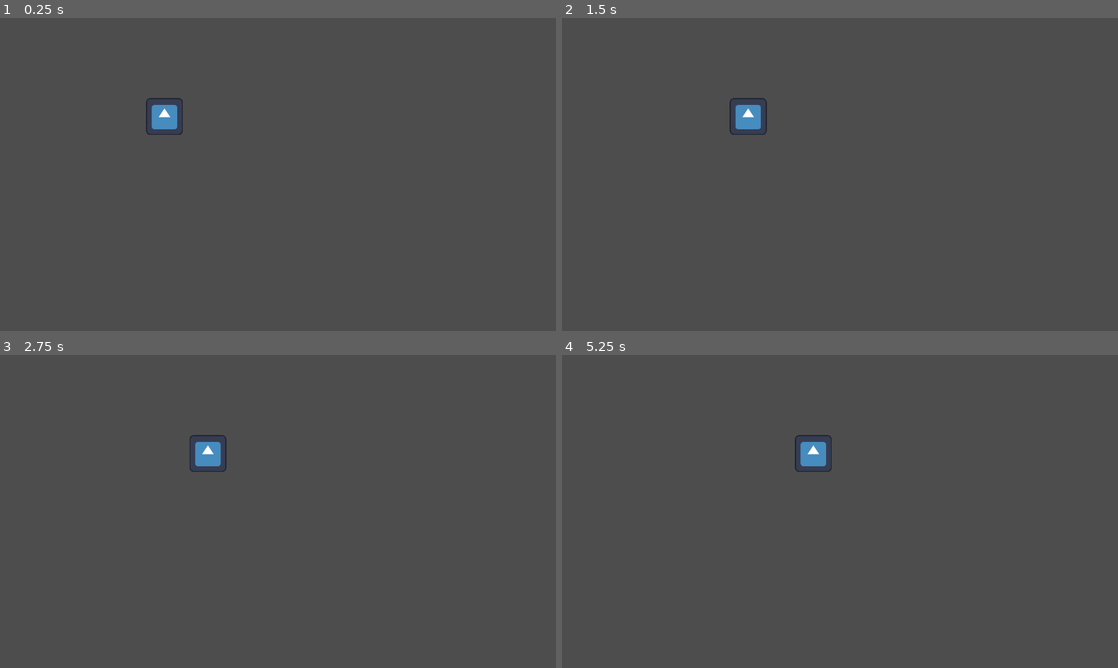
Above: before the commit, frames 1-4 (two rows, left to right).
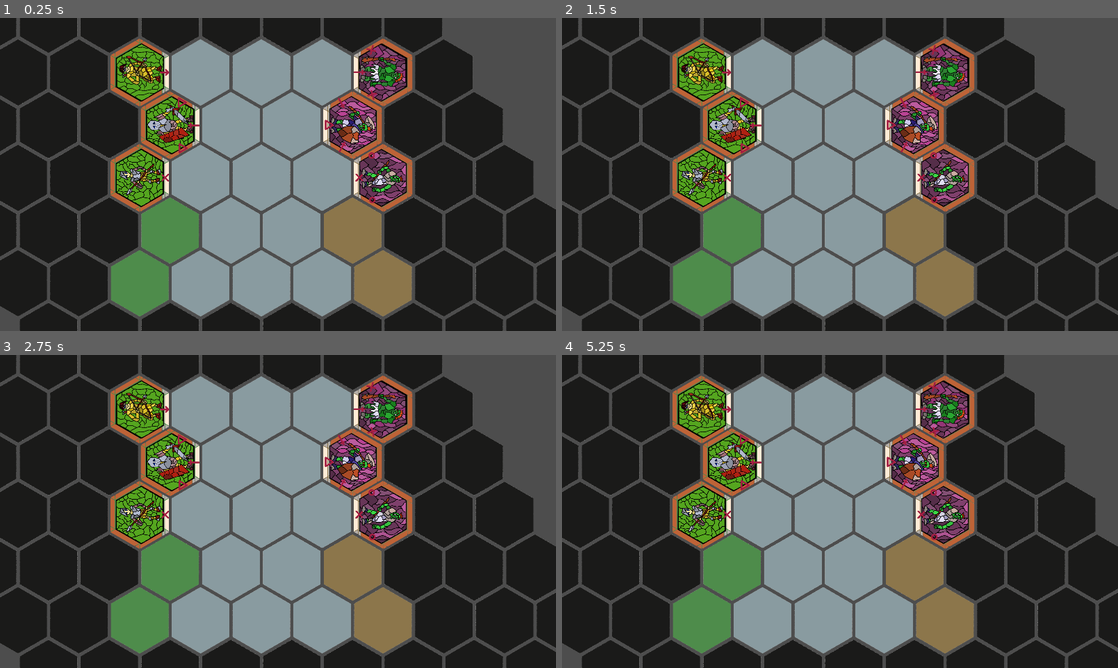
Above: after the commit, the same moments.

Repository: Wiolarz/Polyspear
Game: Godot game, scene res://Scenes/Levels/basic_map.tscn
Two runs of this game, one before a commit and one after it. Both use one fixed random seed, a clock stepped at 60 frames per second and the inputs below. The engine's default icon, where the game draws it, is replaced by a stand-in: a white triangle on a blue panel in a dark square.
Inputs (mouse positions are in pixels of both pictures, inside the frame that each line leads up to):
- Up to frame 1 (0.25 s): no input
- Up to frame 2 (1.5 s): move the mouse to (962, 158) at 0.52 s; press the mouse at (962, 158) at 0.53 s; move the mouse to (728, 190) at 1.27 s; release the mouse at (728, 190) at 1.28 s; click (728, 190) at 1.35 s
- Up to frame 3 (2.75 s): move the mouse to (333, 442) at 2.02 s; press the mouse at (333, 442) at 2.03 s
- Up to frame 4 (5.25 s): move the mouse to (812, 574) at 2.77 s; release the mouse at (812, 574) at 2.78 s; click (812, 574) at 2.85 s; move the mouse to (1006, 558) at 3.52 s; press the mouse at (1006, 558) at 3.53 s; move the mouse to (673, 464) at 4.27 s; release the mouse at (673, 464) at 4.28 s; click (673, 464) at 4.35 s; move the mouse to (867, 511) at 5.02 s; press the mouse at (867, 511) at 5.03 s

The runs differ from the first frame. In frame 1, 84% of the frame differs, in the area x 0-100%, y 0-100%; in frame 2, 84%; in frame 3, 84%; in frame 4, 84%.

Commit message:
basic gameplay Scenes

Diff:
--- /dev/null
+++ b/Scenes/HexTiles/BlackHexTile.tscn
@@ -0,0 +1,16 @@
+[gd_scene load_steps=3 format=3 uid="uid://dxb3tl0jxkj4l"]
+
+[ext_resource type="Script" path="res://Scripts/Gameplay/HexTile.gd" id="1_6pobt"]
+[ext_resource type="Texture2D" uid="uid://da6ubkmi36xyq" path="res://Art/Black_Hex.png" id="2_xthv1"]
+
+[node name="HexTile" type="Area2D"]
+rotation = 0.523599
+script = ExtResource("1_6pobt")
+
+[node name="CollisionPolygon2D" type="CollisionPolygon2D" parent="."]
+polygon = PackedVector2Array(-383, 0, -191, -331, 188, -330, 381, 0, 186, 330, -190, 330)
+
+[node name="Sprite2D" type="Sprite2D" parent="."]
+texture = ExtResource("2_xthv1")
+
+[connection signal="input_event" from="." to="." method="_on_input_event"]
--- /dev/null
+++ b/Scenes/HexTiles/DirtHexTile.tscn
@@ -0,0 +1,16 @@
+[gd_scene load_steps=3 format=3 uid="uid://cahy2v8v3hcdu"]
+
+[ext_resource type="Script" path="res://Scripts/Gameplay/HexTile.gd" id="1_4uf6a"]
+[ext_resource type="Texture2D" uid="uid://bu74luqlsb8df" path="res://Art/Dirt_Hex.png" id="2_pdu1l"]
+
+[node name="HexTile" type="Area2D"]
+rotation = 0.523599
+script = ExtResource("1_4uf6a")
+
+[node name="CollisionPolygon2D" type="CollisionPolygon2D" parent="."]
+polygon = PackedVector2Array(-383, 0, -191, -331, 188, -330, 381, 0, 186, 330, -190, 330)
+
+[node name="Sprite2D" type="Sprite2D" parent="."]
+texture = ExtResource("2_pdu1l")
+
+[connection signal="input_event" from="." to="." method="_on_input_event"]
--- /dev/null
+++ b/Scenes/HexTiles/GrassHexTile.tscn
@@ -0,0 +1,16 @@
+[gd_scene load_steps=3 format=3 uid="uid://dnc3kt7xejja8"]
+
+[ext_resource type="Script" path="res://Scripts/Gameplay/HexTile.gd" id="1_qb2j5"]
+[ext_resource type="Texture2D" uid="uid://bt4x7bws16kg8" path="res://Art/Grass_Hex.png" id="2_6nx7i"]
+
+[node name="HexTile" type="Area2D"]
+rotation = 0.523599
+script = ExtResource("1_qb2j5")
+
+[node name="CollisionPolygon2D" type="CollisionPolygon2D" parent="."]
+polygon = PackedVector2Array(-383, 0, -191, -331, 188, -330, 381, 0, 186, 330, -190, 330)
+
+[node name="Sprite2D" type="Sprite2D" parent="."]
+texture = ExtResource("2_6nx7i")
+
+[connection signal="input_event" from="." to="." method="_on_input_event"]
--- /dev/null
+++ b/Scenes/HexTiles/StoneHexTile.tscn
@@ -0,0 +1,16 @@
+[gd_scene load_steps=3 format=3 uid="uid://doawer4764cf7"]
+
+[ext_resource type="Texture2D" uid="uid://cgmjmsm0jfyuv" path="res://Art/Stone_Hex.png" id="1_fi1rd"]
+[ext_resource type="Script" path="res://Scripts/Gameplay/HexTile.gd" id="1_s64jq"]
+
+[node name="HexTile" type="Area2D"]
+rotation = 0.523599
+script = ExtResource("1_s64jq")
+
+[node name="CollisionPolygon2D" type="CollisionPolygon2D" parent="."]
+polygon = PackedVector2Array(-383, 0, -191, -331, 188, -330, 381, 0, 186, 330, -190, 330)
+
+[node name="Sprite2D" type="Sprite2D" parent="."]
+texture = ExtResource("1_fi1rd")
+
+[connection signal="input_event" from="." to="." method="_on_input_event"]
--- a/Scenes/Levels/basic_map.tscn
+++ b/Scenes/Levels/basic_map.tscn
@@ -1,7 +1,19 @@
-[gd_scene load_steps=3 format=3 uid="uid://os75hnii4k0w"]
+[gd_scene load_steps=15 format=3 uid="uid://os75hnii4k0w"]
 
 [ext_resource type="PackedScene" uid="uid://bi1yq2awm2kc0" path="res://Scenes/UI/ui.tscn" id="1_jo11t"]
 [ext_resource type="PackedScene" uid="uid://bko1xm80m1xmn" path="res://Scenes/Special_Objects/pause_test.tscn" id="2_hm08q"]
+[ext_resource type="PackedScene" uid="uid://cc3tyuds6ey1w" path="res://Scenes/Units/elf_Archer.tscn" id="5_r5wxa"]
+[ext_resource type="Script" path="res://Scripts/Gameplay/GameplayManager.gd" id="7_q31w2"]
+[ext_resource type="PackedScene" uid="uid://bsnxgr1yrp7wy" path="res://Scenes/Units/orc_Brute.tscn" id="8_bb38g"]
+[ext_resource type="Script" path="res://Scripts/Gameplay/GridManager.gd" id="8_bcxg6"]
+[ext_resource type="PackedScene" uid="uid://dxb3tl0jxkj4l" path="res://Scenes/HexTiles/BlackHexTile.tscn" id="9_kn5vb"]
+[ext_resource type="PackedScene" uid="uid://doawer4764cf7" path="res://Scenes/HexTiles/StoneHexTile.tscn" id="10_qcota"]
+[ext_resource type="PackedScene" uid="uid://dnc3kt7xejja8" path="res://Scenes/HexTiles/GrassHexTile.tscn" id="11_r6gpr"]
+[ext_resource type="PackedScene" uid="uid://dcmetk5o0wtsp" path="res://Scenes/Units/elf_Knight.tscn" id="11_v0duk"]
+[ext_resource type="PackedScene" uid="uid://cv2j86coxjwo4" path="res://Scenes/Units/elf_SpearMan.tscn" id="12_n6i60"]
+[ext_resource type="PackedScene" uid="uid://cahy2v8v3hcdu" path="res://Scenes/HexTiles/DirtHexTile.tscn" id="12_tvda5"]
+[ext_resource type="PackedScene" uid="uid://4b6jykndqke0" path="res://Scenes/Units/orc_Shield.tscn" id="14_ghnf2"]
+[ext_resource type="PackedScene" uid="uid://cv8ha0b2glyer" path="res://Scenes/Units/orc_SpearMan.tscn" id="15_agccg"]
 
 [node name="BasicMap" type="Node"]
 
@@ -10,3 +22,24 @@
 
 [node name="pause_test" parent="." instance=ExtResource("2_hm08q")]
 position = Vector2(553, 340)
+
+[node name="Camera2D" type="Camera2D" parent="."]
+position = Vector2(4741, 1779)
+zoom = Vector2(0.3, 0.3)
+
+[node name="GridManager" type="Node2D" parent="."]
+script = ExtResource("8_bcxg6")
+SentineltHexTile = ExtResource("9_kn5vb")
+DefaultHexTile = ExtResource("10_qcota")
+AttackerHexTile = ExtResource("11_r6gpr")
+DefenderHexTile = ExtResource("12_tvda5")
+TileHorizontalOffset = 700.0
+TileVerticalOffset = 606.2
+OddRowHorizontalOffset = 350.0
+
+[node name="GameplayManager" type="Node" parent="." node_paths=PackedStringArray("GridManager")]
+script = ExtResource("7_q31w2")
+AutomaticTest = 2
+GridManager = NodePath("../GridManager")
+AttackerUnitsTypes = Array[PackedScene]([ExtResource("5_r5wxa"), ExtResource("11_v0duk"), ExtResource("12_n6i60")])
+DefenderUnitsTypes = Array[PackedScene]([ExtResource("8_bb38g"), ExtResource("14_ghnf2"), ExtResource("15_agccg")])
--- /dev/null
+++ b/Scenes/Units/elf_Archer.tscn
@@ -0,0 +1,20 @@
+[gd_scene load_steps=5 format=3 uid="uid://cc3tyuds6ey1w"]
+
+[ext_resource type="Script" path="res://Scripts/Gameplay/Unit.gd" id="1_sgv4q"]
+[ext_resource type="Texture2D" uid="uid://d0dy38p601hn" path="res://Art/border.png" id="2_7v0nj"]
+[ext_resource type="Texture2D" uid="uid://cb5rvem05e7df" path="res://Art/elf2.png" id="3_edhb3"]
+[ext_resource type="Texture2D" uid="uid://dc1acpv0rlbbp" path="res://Art/bow.png" id="4_gqeik"]
+
+[node name="Unit" type="Node2D"]
+script = ExtResource("1_sgv4q")
+Symbols = Array[int]([4, 0, 0, 0, 0, 0])
+
+[node name="sprite_border" type="Sprite2D" parent="."]
+texture = ExtResource("2_7v0nj")
+
+[node name="sprite_unit" type="Sprite2D" parent="."]
+texture = ExtResource("3_edhb3")
+
+[node name="Sprite2D" type="Sprite2D" parent="."]
+position = Vector2(0, 271)
+texture = ExtResource("4_gqeik")
--- /dev/null
+++ b/Scenes/Units/elf_Knight.tscn
@@ -0,0 +1,31 @@
+[gd_scene load_steps=6 format=3 uid="uid://dcmetk5o0wtsp"]
+
+[ext_resource type="Script" path="res://Scripts/Gameplay/Unit.gd" id="1_yct3g"]
+[ext_resource type="Texture2D" uid="uid://d0dy38p601hn" path="res://Art/border.png" id="2_ks412"]
+[ext_resource type="Texture2D" uid="uid://cfhig820jx264" path="res://Art/elf3.png" id="3_be3xu"]
+[ext_resource type="Texture2D" uid="uid://bmyk0feyqq2w" path="res://Art/sword.png" id="4_ueem6"]
+[ext_resource type="Texture2D" uid="uid://dr117lum7dxea" path="res://Art/shield.png" id="5_p6lcx"]
+
+[node name="Unit" type="Node2D"]
+script = ExtResource("1_yct3g")
+Symbols = Array[int]([2, 3, 0, 0, 0, 3])
+
+[node name="sprite_border" type="Sprite2D" parent="."]
+texture = ExtResource("2_ks412")
+
+[node name="sprite_unit" type="Sprite2D" parent="."]
+texture = ExtResource("3_be3xu")
+
+[node name="Sprite2D" type="Sprite2D" parent="."]
+position = Vector2(-5, 271)
+texture = ExtResource("4_ueem6")
+
+[node name="Sprite2D2" type="Sprite2D" parent="."]
+position = Vector2(-257, 129)
+rotation = 1.0472
+texture = ExtResource("5_p6lcx")
+
+[node name="Sprite2D3" type="Sprite2D" parent="."]
+position = Vector2(252, 123)
+rotation = -1.0472
+texture = ExtResource("5_p6lcx")
--- /dev/null
+++ b/Scenes/Units/elf_SpearMan.tscn
@@ -0,0 +1,20 @@
+[gd_scene load_steps=5 format=3 uid="uid://cv2j86coxjwo4"]
+
+[ext_resource type="Script" path="res://Scripts/Gameplay/Unit.gd" id="1_thf5e"]
+[ext_resource type="Texture2D" uid="uid://d0dy38p601hn" path="res://Art/border.png" id="2_brv4y"]
+[ext_resource type="Texture2D" uid="uid://dnrwcdtgk6k42" path="res://Art/elf1.png" id="3_rq5av"]
+[ext_resource type="Texture2D" uid="uid://0lpxbb0xhfsn" path="res://Art/spear.png" id="4_q16je"]
+
+[node name="Unit" type="Node2D"]
+script = ExtResource("1_thf5e")
+Symbols = Array[int]([1, 0, 0, 0, 0, 0])
+
+[node name="sprite_border" type="Sprite2D" parent="."]
+texture = ExtResource("2_brv4y")
+
+[node name="sprite_unit" type="Sprite2D" parent="."]
+texture = ExtResource("3_rq5av")
+
+[node name="Sprite2D" type="Sprite2D" parent="."]
+position = Vector2(1, 291)
+texture = ExtResource("4_q16je")
--- /dev/null
+++ b/Scenes/Units/orc_Brute.tscn
@@ -0,0 +1,31 @@
+[gd_scene load_steps=6 format=3 uid="uid://bsnxgr1yrp7wy"]
+
+[ext_resource type="Script" path="res://Scripts/Gameplay/Unit.gd" id="1_nyt7h"]
+[ext_resource type="Texture2D" uid="uid://d0dy38p601hn" path="res://Art/border.png" id="2_ma2n6"]
+[ext_resource type="Texture2D" uid="uid://dsftkau5qwpk" path="res://Art/ork3.png" id="3_1n1d4"]
+[ext_resource type="Texture2D" uid="uid://bmyk0feyqq2w" path="res://Art/sword.png" id="4_ki6ka"]
+[ext_resource type="Texture2D" uid="uid://0lpxbb0xhfsn" path="res://Art/spear.png" id="5_i4d8t"]
+
+[node name="Unit" type="Node2D"]
+script = ExtResource("1_nyt7h")
+Symbols = Array[int]([2, 1, 0, 0, 0, 1])
+
+[node name="sprite_border" type="Sprite2D" parent="."]
+texture = ExtResource("2_ma2n6")
+
+[node name="sprite_unit" type="Sprite2D" parent="."]
+texture = ExtResource("3_1n1d4")
+
+[node name="Sprite2D" type="Sprite2D" parent="."]
+position = Vector2(-5, 271)
+texture = ExtResource("4_ki6ka")
+
+[node name="Sprite2D2" type="Sprite2D" parent="."]
+position = Vector2(-257, 129)
+rotation = 1.0472
+texture = ExtResource("5_i4d8t")
+
+[node name="Sprite2D3" type="Sprite2D" parent="."]
+position = Vector2(252, 123)
+rotation = -1.0472
+texture = ExtResource("5_i4d8t")
--- /dev/null
+++ b/Scenes/Units/orc_Shield.tscn
@@ -0,0 +1,31 @@
+[gd_scene load_steps=6 format=3 uid="uid://4b6jykndqke0"]
+
+[ext_resource type="Script" path="res://Scripts/Gameplay/Unit.gd" id="1_seixt"]
+[ext_resource type="Texture2D" uid="uid://d0dy38p601hn" path="res://Art/border.png" id="2_si728"]
+[ext_resource type="Texture2D" uid="uid://bs8ca7gdt2k18" path="res://Art/ork2.png" id="3_kfake"]
+[ext_resource type="Texture2D" uid="uid://bmyk0feyqq2w" path="res://Art/sword.png" id="4_vg53k"]
+[ext_resource type="Texture2D" uid="uid://dr117lum7dxea" path="res://Art/shield.png" id="5_yld3w"]
+
+[node name="Unit" type="Node2D"]
+script = ExtResource("1_seixt")
+Symbols = Array[int]([3, 2, 0, 0, 0, 2])
+
+[node name="sprite_border" type="Sprite2D" parent="."]
+texture = ExtResource("2_si728")
+
+[node name="sprite_unit" type="Sprite2D" parent="."]
+texture = ExtResource("3_kfake")
+
+[node name="Sprite2D" type="Sprite2D" parent="."]
+position = Vector2(-5, 271)
+texture = ExtResource("5_yld3w")
+
+[node name="Sprite2D2" type="Sprite2D" parent="."]
+position = Vector2(-257, 129)
+rotation = 1.0472
+texture = ExtResource("4_vg53k")
+
+[node name="Sprite2D3" type="Sprite2D" parent="."]
+position = Vector2(252, 123)
+rotation = -1.0472
+texture = ExtResource("4_vg53k")
--- /dev/null
+++ b/Scenes/Units/orc_SpearMan.tscn
@@ -0,0 +1,31 @@
+[gd_scene load_steps=6 format=3 uid="uid://cv8ha0b2glyer"]
+
+[ext_resource type="Script" path="res://Scripts/Gameplay/Unit.gd" id="1_iiwjx"]
+[ext_resource type="Texture2D" uid="uid://d0dy38p601hn" path="res://Art/border.png" id="2_mta6c"]
+[ext_resource type="Texture2D" uid="uid://c56fayuj8x08r" path="res://Art/ork1.png" id="3_pn6n5"]
+[ext_resource type="Texture2D" uid="uid://0lpxbb0xhfsn" path="res://Art/spear.png" id="4_x7w1u"]
+[ext_resource type="Texture2D" uid="uid://cjs0so3hrlym6" path="res://Art/knockback.png" id="5_syia1"]
+
+[node name="Unit" type="Node2D"]
+script = ExtResource("1_iiwjx")
+Symbols = Array[int]([1, 5, 0, 0, 0, 5])
+
+[node name="sprite_border" type="Sprite2D" parent="."]
+texture = ExtResource("2_mta6c")
+
+[node name="sprite_unit" type="Sprite2D" parent="."]
+texture = ExtResource("3_pn6n5")
+
+[node name="Sprite2D" type="Sprite2D" parent="."]
+position = Vector2(-5, 271)
+texture = ExtResource("4_x7w1u")
+
+[node name="Sprite2D2" type="Sprite2D" parent="."]
+position = Vector2(-257, 129)
+rotation = 1.0472
+texture = ExtResource("5_syia1")
+
+[node name="Sprite2D3" type="Sprite2D" parent="."]
+position = Vector2(252, 123)
+rotation = -1.0472
+texture = ExtResource("5_syia1")
